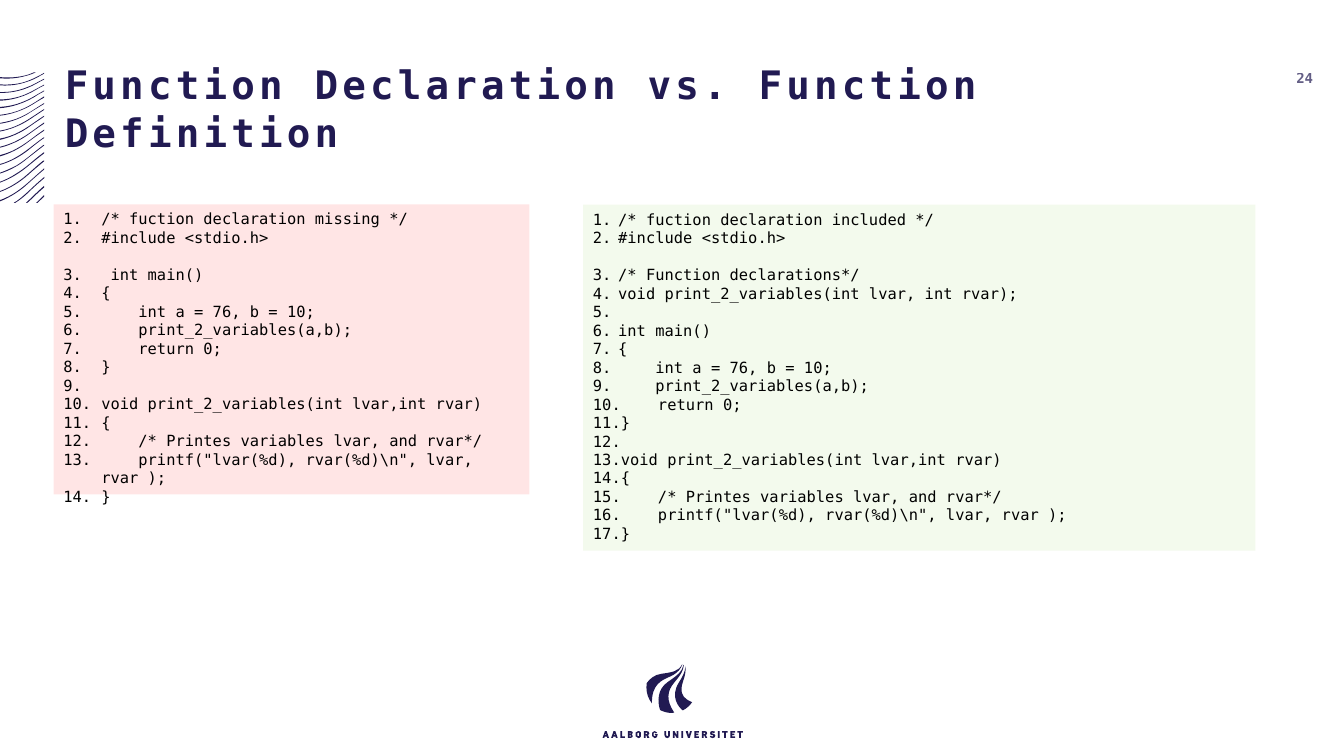
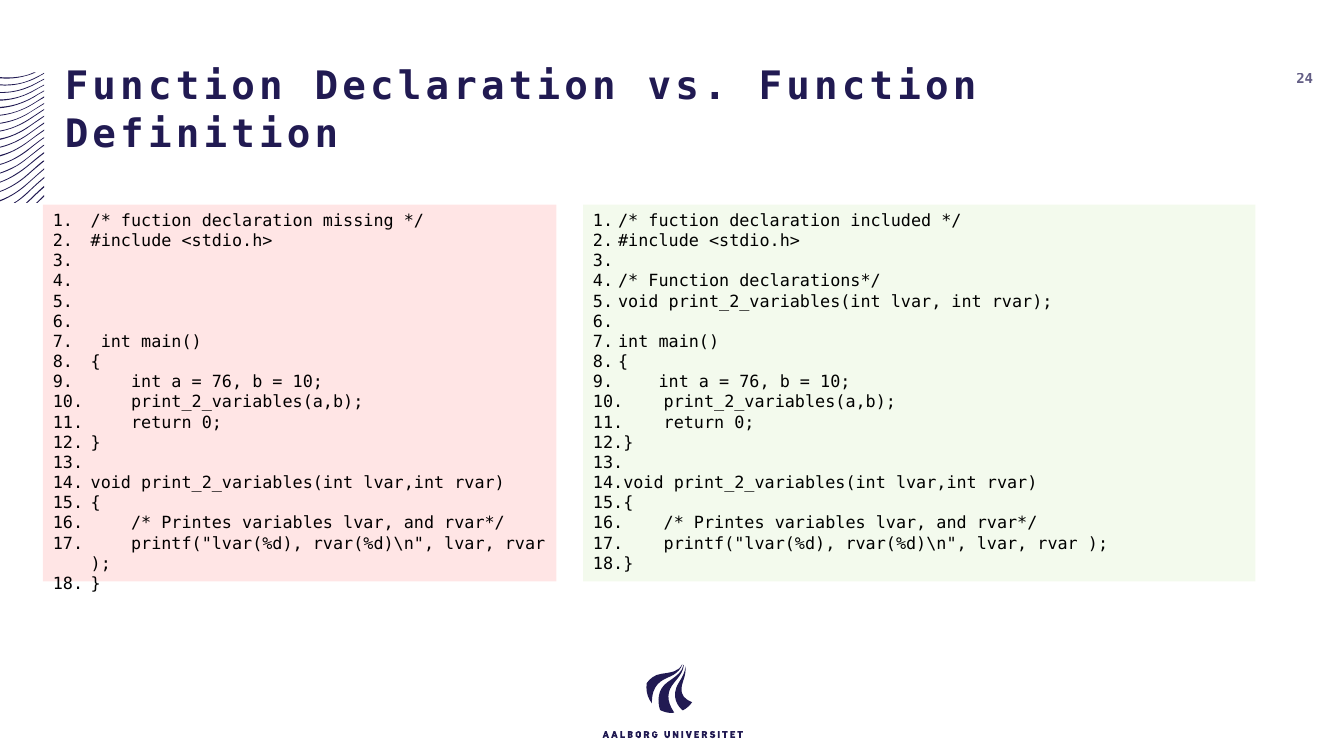
Before and after one commit to AAU-ST1-Programming/functions, a slide deck: slide 24 of functions.pptx. Drawn at 1344x756 pixels with LibreOffice and Linux fonts; fonts in the diff are those of the drawing. Boxes give left, top, right and bottom in pixels: in the first picture for what was removed or moved away, otherwise in the second. Text is boxed around its words. In the diff, an @@ line names an element or a change of style, - is before the commit and + after.

```diff
--- a/functions.pptx
+++ b/functions.pptx
@@ rectangle "/* fuction declaration missing */" at (x1=43, y1=205, x2=557, y2=582): size 11 to 12 pt @@
@@ rectangle "/* fuction declaration missing */" resized from (x1=53, y1=205, x2=529, y2=495) to (x1=43, y1=205, x2=557, y2=582) @@
@@ rectangle "/* fuction declaration included */" resized from (x1=583, y1=205, x2=1255, y2=551) to (x1=583, y1=205, x2=1255, y2=582) @@
@@ rectangle "/* fuction declaration included */" at (x1=583, y1=205, x2=1255, y2=582): size 11 to 12 pt @@
```
Also in this commit, not shown: 8 other slides changed.
